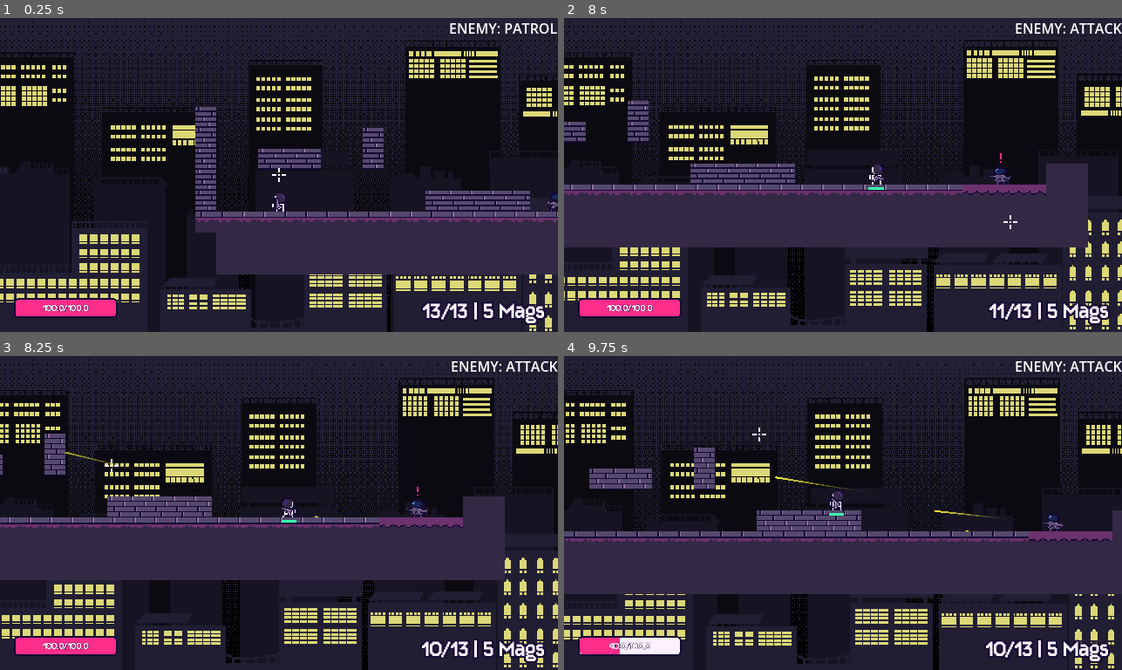
Above: before the commit, frames 1-4 (two rows, left to right).
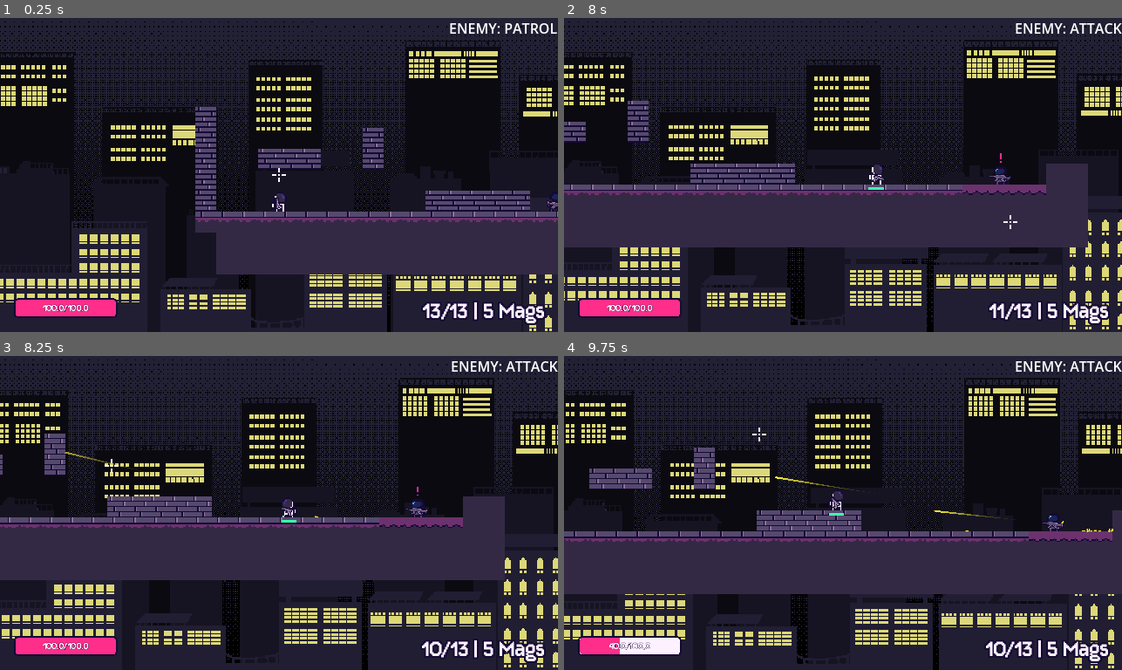
Above: after the commit, the same moments.

Repository: kyteidev/rogueshot
Game: Godot game, scene res://scenes/game_debug.tscn
Same seed, same stepped clock (60 frames per second), same inputs: the game is played once before the commit and once after it.
Inputs (mouse positions are in pixels of both pictures, inside the frame that each line leads up to):
- Up to frame 1 (0.25 s): no input
- Up to frame 2 (8 s): move the mouse to (815, 237) at 0.52 s; press the mouse at (815, 237) at 0.53 s; hold D (player_right) 0.53-2.03 s; tap W (player_jump) at 0.77, 1.52, 3.02, 3.77, 4.52, 6.02, 6.77, 7.52 s; move the mouse to (1010, 222) at 1.27 s; release the mouse at (1010, 222) at 1.28 s; tap Shift (player_sprint) at 1.35 s; move the mouse to (675, 127) at 2.02 s; hold A (player_left) 2.03-4.28 s; tap 1 (weapon_1) at 2.1, 5.85 s; move the mouse to (870, 175) at 2.77 s; tap 2 (weapon_2) at 2.85, 6.6 s; move the mouse to (759, 96) at 3.52 s; tap Q (weapon_cycle) at 3.6, 7.35 s; tap R (weapon_reload) at 4.15 s; move the mouse to (965, 159) at 4.27 s; hold D (player_right) from 4.28 s (still down); click (965, 159) at 4.35 s; move the mouse to (731, 190) at 5.02 s; hold Shift (player_sprint) 5.03-5.78 s; move the mouse to (898, 105) at 5.77 s; move the mouse to (815, 237) at 6.52 s; move the mouse to (1010, 222) at 7.27 s
- Up to frame 3 (8.25 s): move the mouse to (111, 465) at 8.02 s; release D (player_right) at 8.03 s; press the mouse at (111, 465) at 8.03 s; hold A (player_left) from 8.03 s (still down)
- Up to frame 4 (9.75 s): move the mouse to (870, 513) at 8.77 s; release the mouse at (870, 513) at 8.78 s; tap Shift (player_sprint) at 8.85 s; tap W (player_jump) at 9.02 s; move the mouse to (759, 434) at 9.52 s; release A (player_left) at 9.53 s; hold D (player_right) from 9.53 s (still down); tap 1 (weapon_1) at 9.6 s

Frames 1-3 are identical in both runs. In frame 4, less than 0.1% of the frame differs, in the area x 89-99%, y 52-57%.

Commit message:
add bullet casing ejection for enemies

Diff:
--- a/scenes/characters/enemy.tscn
+++ b/scenes/characters/enemy.tscn
@@ -166,8 +166,11 @@
 texture = ExtResource("3_f2e6v")
 offset = Vector2(3, 0)
 
-[node name="Marker2D" type="Marker2D" parent="Weapon/Rifle1" unique_id=554835805]
+[node name="Muzzle" type="Marker2D" parent="Weapon/Rifle1" unique_id=554835805]
 position = Vector2(16, -0.5)
+
+[node name="Ejection" type="Marker2D" parent="Weapon/Rifle1" unique_id=504769942]
+position = Vector2(1.6098762, -0.431365)
 
 [node name="WeaponLOSRay" type="RayCast2D" parent="Weapon" unique_id=2114914832]
 position = Vector2(-1.17657635e-08, -4.391046e-08)
--- a/scripts/characters/enemy.gd
+++ b/scripts/characters/enemy.gd
@@ -5,6 +5,8 @@
 
 const BULLET = preload("res://scenes/weapons/bullet.tscn")
 const BULLET_SCALE = 0.2
+
+const CASING = preload("res://scenes/weapons/casing.tscn")
 
 const ANIM_REF_SPEED = 65.0
 const ANIM_MIN_SCALE = 0.4
@@ -79,7 +81,8 @@
 @onready var anim := $AnimatedSprite2D
 @onready var weapon := $Weapon
 @onready var weapon_sprite := $Weapon/Rifle1
-@onready var weapon_muzzle := $Weapon/Rifle1/Marker2D
+@onready var weapon_muzzle := $Weapon/Rifle1/Muzzle
+@onready var weapon_ejection := $Weapon/Rifle1/Ejection
 @onready var weapon_los_ray := $Weapon/WeaponLOSRay
 @onready var weapon_shoot_timer := $Weapon/WeaponShootTimer
 @onready var weapon_reload_timer := $Weapon/WeaponReloadTimer
@@ -395,6 +398,7 @@
 
 func _shoot() -> void:
 	if ammo > 0 and weapon_reload_timer.is_stopped():
+		# spawn bullet
 		var bullet_instance := BULLET.instantiate()
 		bullet_instance.type = bullet_instance.Types.ENEMY
 
@@ -407,6 +411,15 @@
 		bullet_instance.add_collision_exception_with(self)
 
 		get_tree().root.add_child(bullet_instance)
+
+		# eject casing
+		var casing_instance := CASING.instantiate()
+		get_tree().root.add_child(casing_instance)
+
+		casing_instance.global_position = weapon_ejection.global_position
+
+		casing_instance.add_collision_exception_with(self)
+		casing_instance.eject(weapon.global_rotation)
 
 		kick_offset = min(kick_offset + WEAPON_KICK, WEAPON_KICK * 2.0)
 
